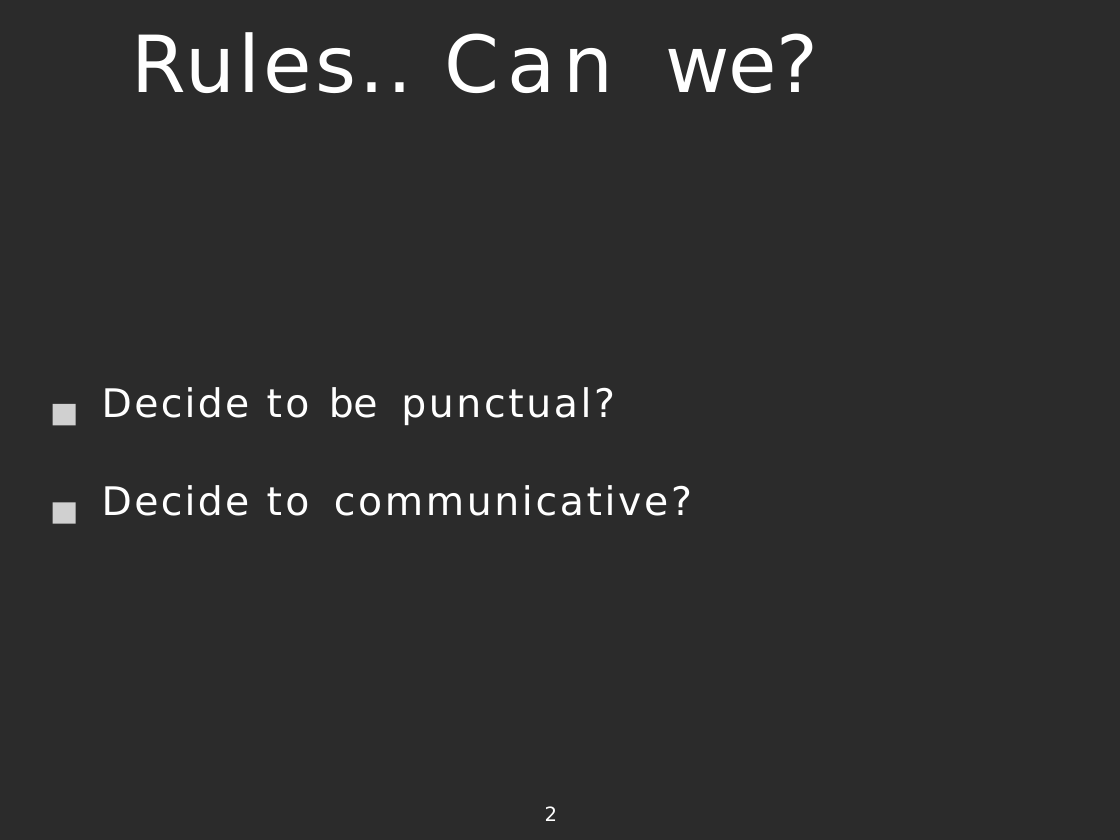
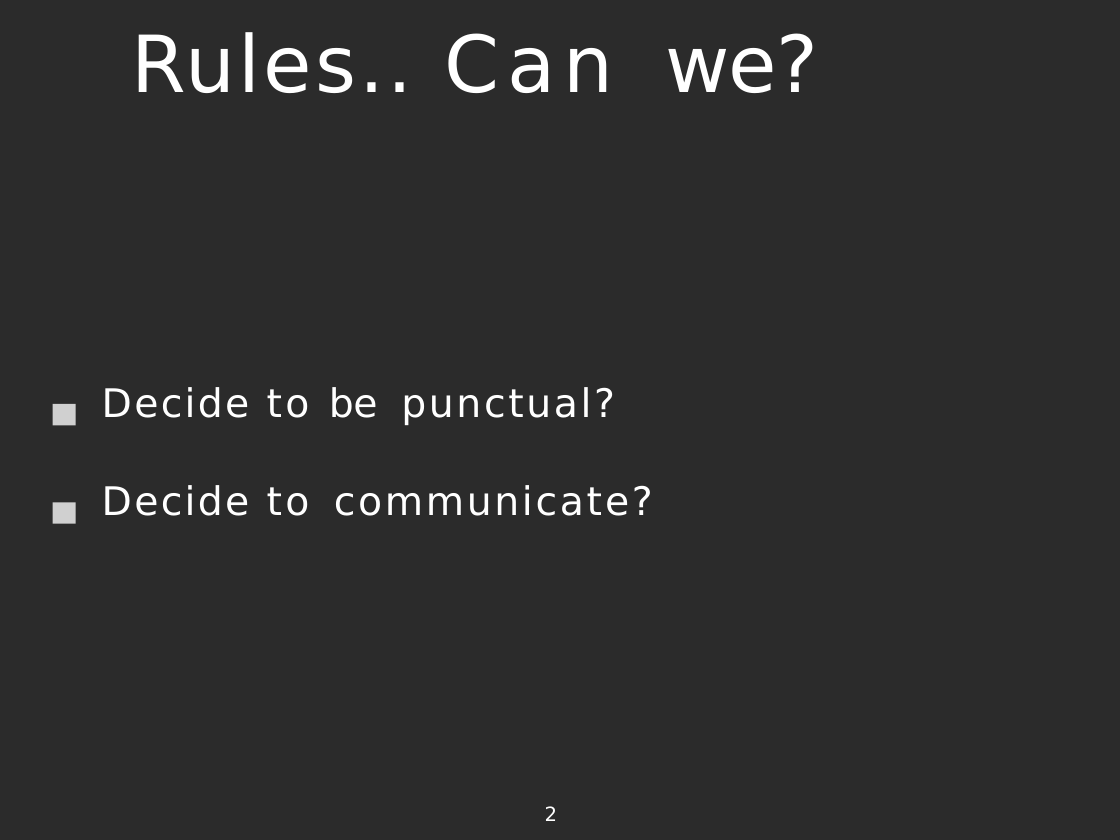
Before and after one commit to vilasvarghese/JavaFullStack, a slide deck: slide 2 of java8/java8-examples/Project1/java8-slides.pptx. Drawn at 1120x840 pixels with LibreOffice and Linux fonts; fonts in the diff are those of the drawing; grey boxes stand for pictures; background and template pictures are left out; a plain dark background stands for a picture behind light text. Boxes give left, top, right and bottom in pixels: in the first picture for what was removed or moved away, otherwise in the second. Text is boxed around its words. In the diff, an @@ line names an element or a change of style, - is before the commit and + after.

```diff
--- a/java8/java8-examples/Project1/java8-slides.pptx
+++ b/java8/java8-examples/Project1/java8-slides.pptx
@@ text at [102,485,653,516]: text changed @@
-Decide to communicative?
+Decide to communicate?
```
Also in this commit, not shown: 31 other files.
